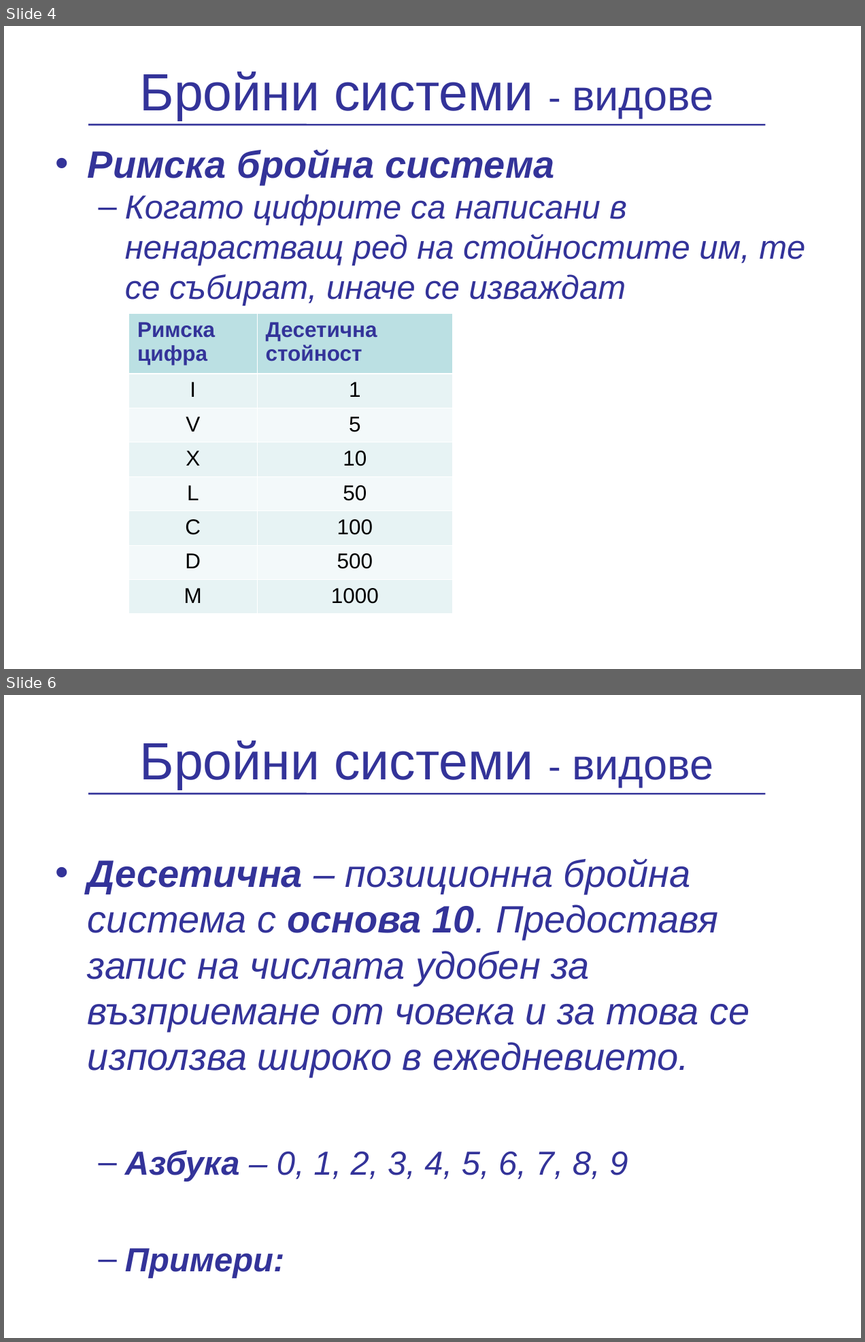
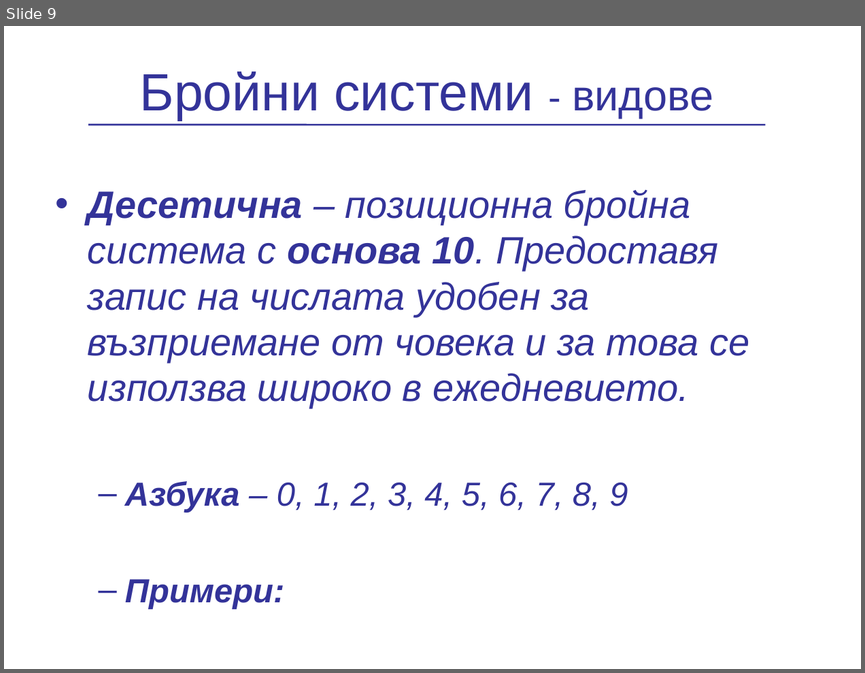
Before and after one commit to vpeevski/academy, a slide deck: Presentations/NumericalSystems/PredstavqneNaChislata.ppt. Shown one above the other, each under a label of ours: slides 4 and 6 before the commit, slide 9 after it; the slides between them are not shown. The pictures are 865x1342 and 865x673 pixels, drawn with LibreOffice and Linux fonts; fonts in the diff are those of the drawing; background and template pictures are left out. Boxes give left, top, right and bottom in pixels: in the first picture for what was removed or moved away, otherwise in the second. Text is boxed around its words. In the diff, an @@ line names an element or a change of style, - is before the commit and + after.

```diff
--- a/Presentations/NumericalSystems/PredstavqneNaChislata.ppt
+++ b/Presentations/NumericalSystems/PredstavqneNaChislata.ppt
@@ slide 4 removed at [4, 26, 861, 669], background picture (left out) @@
@@ title removed at [140, 72, 713, 121] @@
-Бройни системи - видове
@@ line removed from (88, 125) to (765, 125) @@
@@ text removed at [88, 149, 805, 305] @@
-• Римска бройна система
-  – Когато цифрите са написани в ненарастващ ред на стойностите им, те се събират, иначе се изваждат
@@ table removed at [129, 314, 453, 614], 8 rows, 2 columns @@
-Римска цифра | Десетична стойност
-I | 1
-V | 5
-X | 10
-L | 50
-C | 100
-D | 500
-M | 1000
@@ what was slide 6 is now slide 9 @@
```
Also in this commit, not shown: 8 slides added, 4 other slides removed, 1 other file.
